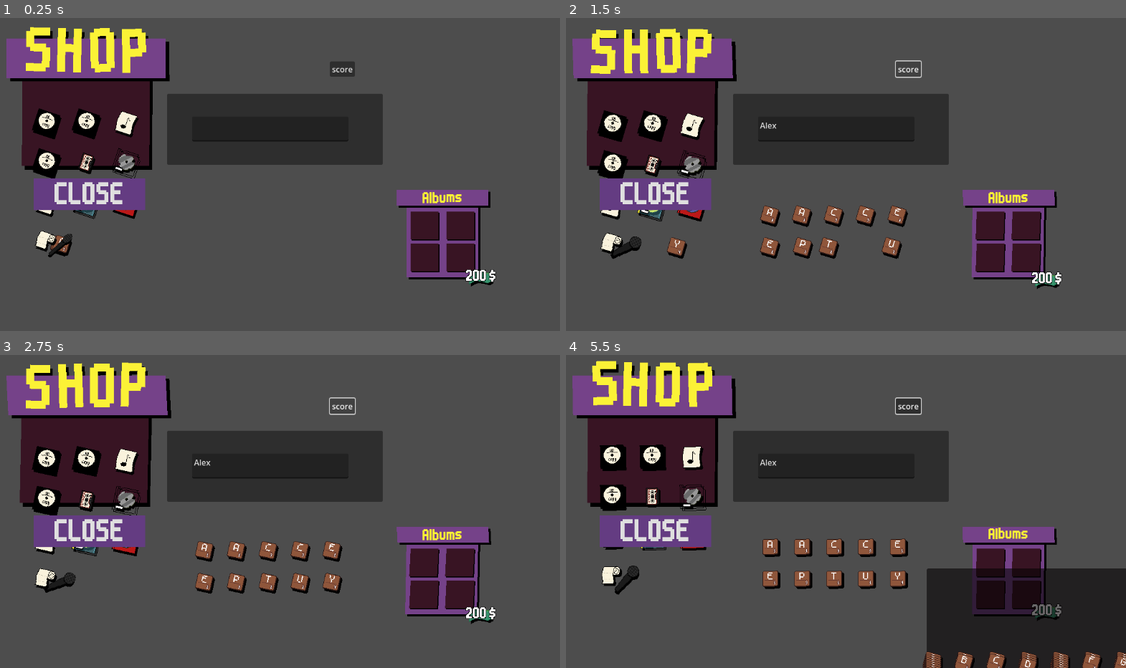
Above: before the commit, frames 1-4 (two rows, left to right).
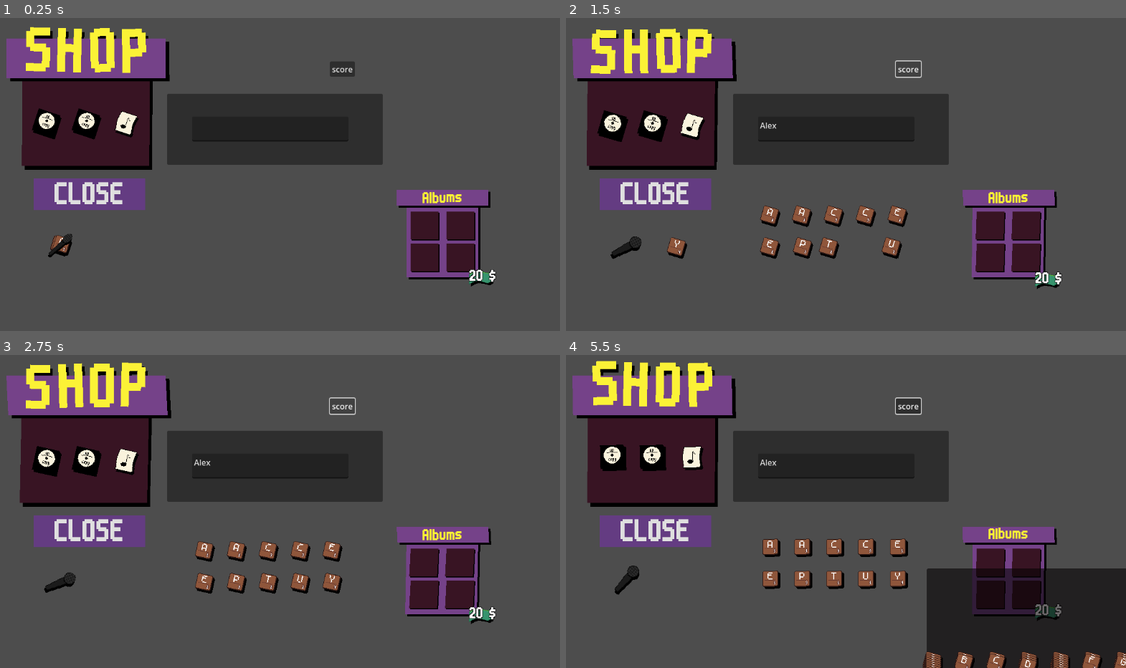
Above: after the commit, the same moments.

Repository: LiranDat/Spitandspell
Game: Godot game, scene res://scoring_test.tscn
Same seed, same stepped clock (60 frames per second), same inputs: the game is played once before the commit and once after it. This scene is started directly instead of the project's main scene.
Inputs (mouse positions are in pixels of both pictures, inside the frame that each line leads up to):
- Up to frame 1 (0.25 s): no input
- Up to frame 2 (1.5 s): click (834, 127) at 0.52 s; type "Alex" at 0.6 s; click "score" at 1.25 s
- Up to frame 3 (2.75 s): click "score" at 2 s
- Up to frame 4 (5.5 s): click "score" at 2.75 s; move the mouse to (627, 580) at 3.52 s; click (627, 580) at 3.67 s; move the mouse to (930, 658) at 4.27 s; click (930, 658) at 4.42 s; move the mouse to (930, 661) at 5.02 s; click (930, 661) at 5.17 s

The runs differ from the first frame. In frame 1, 1.1% of the frame differs, in the area x 5-87%, y 41-85%; in frame 2, 1.3%, in the area x 5-87%, y 42-85%; in frame 3, 1.2%; in frame 4, 1.1%.

Commit message:
Fix debug numbers

Diff:
--- a/globals.gd
+++ b/globals.gd
@@ -1,4 +1,4 @@
 class_name Globals extends Node
 
 static var ALBUMCOUNT = 10
-static var STARTINGMONEY = 200
+static var STARTINGMONEY = 20
--- a/shop.gd
+++ b/shop.gd
@@ -4,7 +4,7 @@
 signal shop_closed
 
 func _ready():
-	for i in range(10):
+	for i in range(3):
 		var album = albumScene.instantiate()
 		album.albumNumber=randi_range(0,Globals.ALBUMCOUNT)
 		album.updateAlbumInfo()
